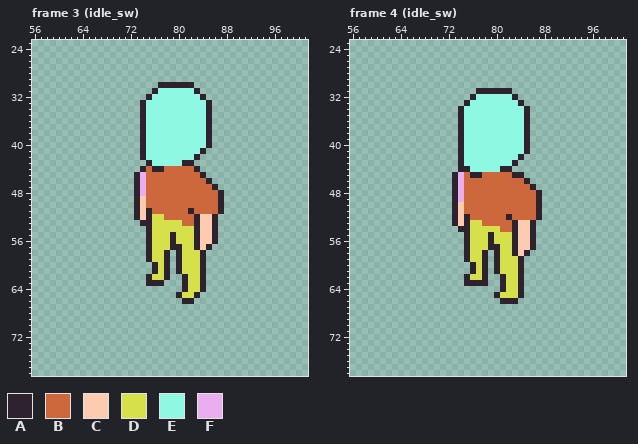
One commit to this pixel-art file: Assets/Sprites/Units/Composite/base_unit.aseprite. Above: the version before the commit.
160x128 pixels, 22 frames. Shown: frame 3 (idle_sw): x 56..101, y 23..78; frame 4 (idle_sw): x 56..101, y 23..78. The commit also changed other frames, which this record leaves out.
Visible layers, top first: "head", "torso", "legs", "back_arm".
Palette (. is transparent): A #2e222f  B #cd683d  C #fdcbb0  D #d5e04b  E #8ff8e2  F #eaaded
Pixels before, frame 3 (idle_sw) (only the part around the change), first column x 64:
23 ................................
24 ................................
25 ................................
26 ................................
27 ................................
28 ................................
29 ................................
30 .............AAAAAA.............
31 ............AEEEEEEA............
32 ...........AEEEEEEEEA...........
33 ..........AEEEEEEEEEEA..........
34 ..........AEEEEEEEEEEA..........
35 ..........AEEEEEEEEEEA..........
36 ..........AEEEEEEEEEEA..........
37 ..........AEEEEEEEEEEA..........
38 ..........AEEEEEEEEEEA..........
39 ..........AEEEEEEEEEEA..........
40 ..........AEEEEEEEEEEA..........
41 ..........AEEEEEEEEEA...........
42 ..........AEEEEEEEEA............
43 ...........AEEEEEAA.............
44 ..........ABAABBBBBA............
45 .........AFBBBBBBBBBA...........
46 .........AFBBBBBBBBBBA..........
47 .........AFBBBBBBBBBBBA.........
48 .........AFBBBBBBBBBBBBA........
49 .........ACBBBBBBBBBBBBA........
50 .........ACBBBBBBBBBBBBA........
51 .........ACABBBBBBABBBBA........
52 .........ACADDBBBBBACCA.........
53 ..........AADDDDDBBACCA.........
54 ...........ADDDDDDDACCA.........
55 ...........ADDDADDDACCA.........
56 ...........ADDDADDDACCA.........
57 ...........ADDDAADDACA..........
58 ...........ADDA.ADDDA...........
59 ...........ADDA.ADDDA...........
60 ............ADA.ADDDA...........
61 ............ADA.ADDDA...........
62 ...........ADDA..ADDA...........
63 ...........AAA...ADDA...........
64 .................ADDA...........
65 ................ADDA............
66 .................AA.............
67 ................................
68 ................................
69 ................................
Pixels before, frame 4 (idle_sw) (only the part around the change), first column x 67:
23 ...........................
24 ...........................
25 ...........................
26 ...........................
27 ...........................
28 ...........................
29 ...........................
30 ...........................
31 ..........AAAAAA...........
32 .........AEEEEEEA..........
33 ........AEEEEEEEEA.........
34 .......AEEEEEEEEEEA........
35 .......AEEEEEEEEEEA........
36 .......AEEEEEEEEEEA........
37 .......AEEEEEEEEEEA........
38 .......AEEEEEEEEEEA........
39 .......AEEEEEEEEEEA........
40 .......AEEEEEEEEEEA........
41 .......AEEEEEEEEEEA........
42 .......AEEEEEEEEEA.........
43 .......AEEEEEEEEA..........
44 .......AAEEEEEAA...........
45 ......AFBAABBBBBAA.........
46 ......AFBBBBBBBBBBA........
47 ......AFBBBBBBBBBBBA.......
48 ......AFBBBBBBBBBBBBA......
49 ......AFBBBBBBBBBBBBA......
50 ......ACBBBBBBBBBBBBA......
51 ......ACBBBBBBBBBBBBA......
52 ......ACABBBBBBABBBBA......
53 ......ACADDBBBBBACCA.......
54 .......AADDDDDBBACCA.......
55 ........ADDDADDDACCA.......
56 ........ADDDADDDACCA.......
57 ........ADDDAADDACCA.......
58 ........ADDA.ADDACA........
59 ........ADDA.ADDDA.........
60 .........ADA.ADDDA.........
61 .........ADA.ADDDA.........
62 ........ADDA..ADDA.........
63 ........AAAA..ADDA.........
64 ..............ADDA.........
65 .............ADDDA.........
66 ..............AAA..........
67 ...........................
68 ...........................
69 ...........................
70 ...........................
71 ...........................
72 ...........................
73 ...........................
74 ...........................
75 ...........................
76 ...........................
77 ...........................
78 ...........................
After the commit:
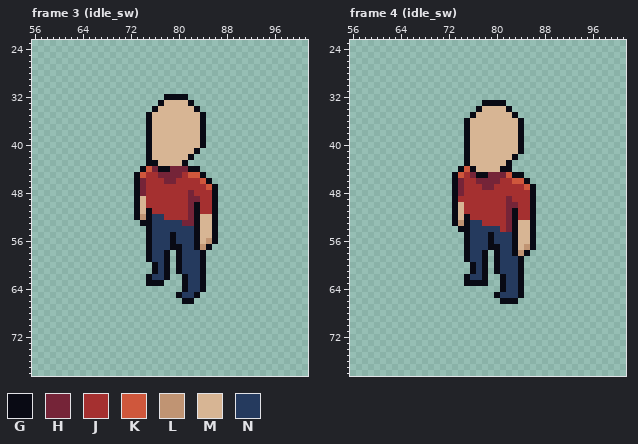
Colours new in this view: G #090a14  H #752438  J #a53030  K #cf573c  L #c09473  M #d7b594  N #253a5e
Diff:
Changed rows in their new state; - is an unchanged pixel.
Frame 3 (idle_sw):
first column x 73:
30 ----......-----
31 ---........----
32 --...GGGG...---
33 -...GMMMMG...--
34 -..GMMMMMMG..--
35 -.GMMMMMMMMG.--
36 -.GMMMMMMMMG.--
37 -.GMMMMMMMMG.--
38 -.GMMMMMMMMG.--
39 -.GMMMMMMMMG.--
40 -.GMMMMMMMMG.--
41 -.GMMMMMMMG.---
42 -.GMMMMMMG.----
43 --GGMMMMG.-----
44 -GKHGGHHHGG----
45 GKJJHHHHJKKG---
46 GHJJJHHJJJJKG--
47 GHJJJJJJJJJJKG-
48 GHJJJJJJJHJJJG.
49 GMJJJJJJJHHJJG.
50 GMJJJJJJJHGJJG.
51 GMGJJJJJJHGJJG.
52 GLGNNJJJJHGMMG-
53 -GGNNNNNHHGMMG-
54 --GNNNNNNNGMMG-
55 --GNNNGNNNGMMG-
56 --GNNNGNNNGMLG-
57 --GNNNGGNNGLG--
58 --GNNG-GNNNG---
59 --GNNG-GNNNG---
60 ---GNG-GNNNG---
61 ---GNG-GNNNG---
62 --GNNG--GNNG---
63 --GGG---GNNG---
64 --------GNNG---
65 -------GNNG----
66 --------GG-----
Frame 4 (idle_sw):
first column x 73:
31 ----......-----
32 ---........----
33 --...GGGG...---
34 -...GMMMMG...--
35 -..GMMMMMMG..--
36 -.GMMMMMMMMG.--
37 -.GMMMMMMMMG.--
38 -.GMMMMMMMMG.--
39 -.GMMMMMMMMG.--
40 -.GMMMMMMMMG.--
41 -.GMMMMMMMMG.--
42 -.GMMMMMMMG.---
43 -.GMMMMMMG.----
44 -GKGMMMMGG-----
45 GKJHGGHHHKGG---
46 GHJJHHHHJJKKG--
47 GHJJJHHJJJJJKG-
48 GHJJJJJJJJJJJG.
49 GJJJJJJJJHJJJG.
50 GMJJJJJJJHHJJG.
51 GMJJJJJJJHGJJG.
52 GMGJJJJJJHGJJG.
53 GLGNNJJJJHGMMG-
54 -GGNNNNNJHGMMG-
55 --GNNNGNNNGMMG-
56 --GNNNGNNNGMMG-
57 --GNNNGGNNGMLG-
58 --GNNG-GNNGLG--
59 --GNNG-GNNNG---
60 ---GNG-GNNNG---
61 ---GNG-GNNNG---
62 --GNNG--GNNG---
63 --GGGG--GNNG---
64 --------GNNG---
65 -------GNNNG---
66 --------GGG----
Where, in picture pixels (left, top, right, bottom), the same in both pictures:
changed: (134, 82, 224, 304)
changed: (452, 88, 542, 304)
